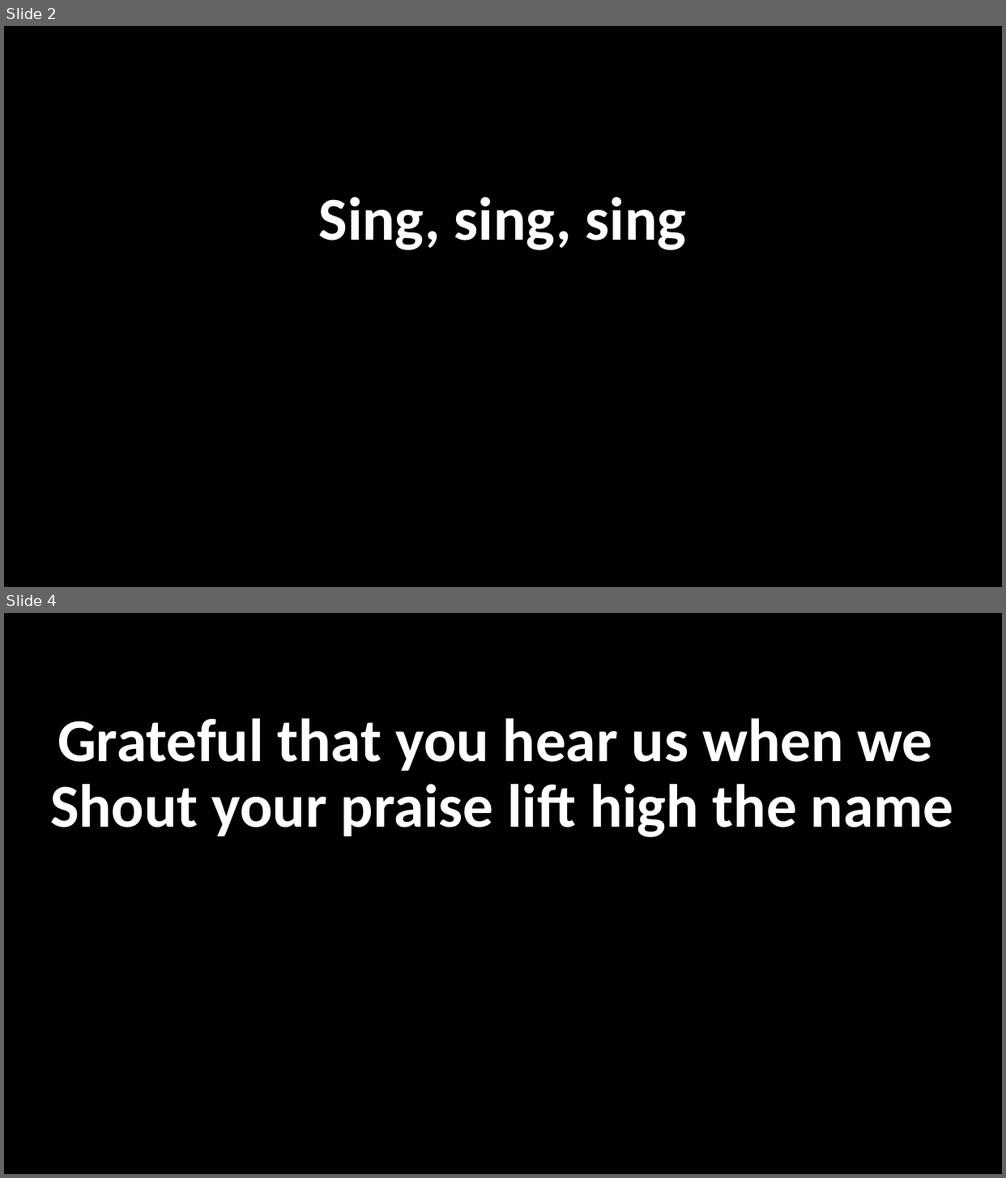
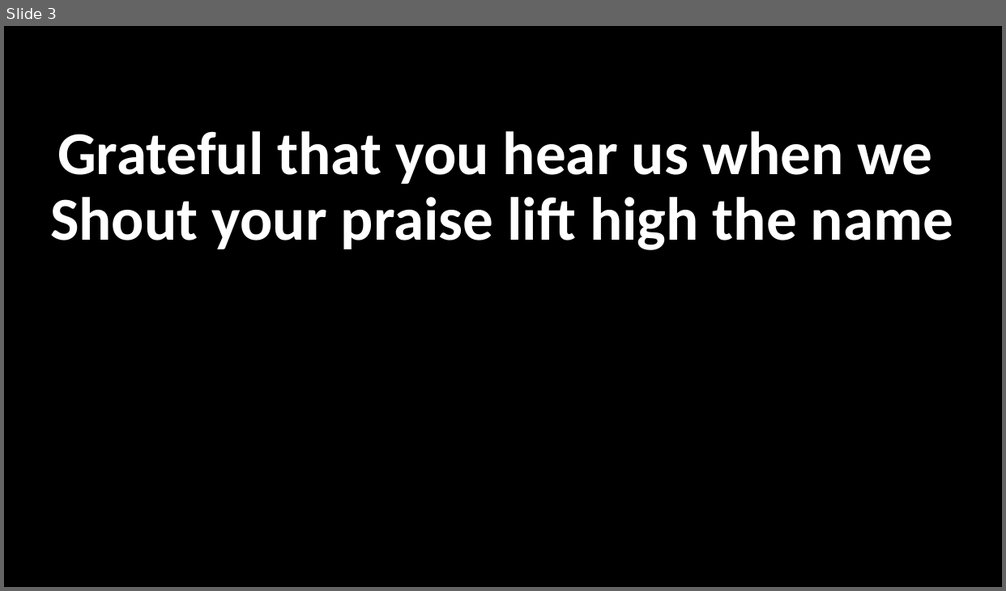
Before and after one commit to rwm6857/GraceChords, a slide deck: public/pptx/sing_sing_sing_intercpver.pptx. Shown one above the other, each under a label of ours: slides 2 and 4 before the commit, slide 3 after it; the slides between them are not shown. The pictures are 1006x1178 and 1006x591 pixels, drawn with LibreOffice and Linux fonts; fonts in the diff are those of the drawing. Boxes give left, top, right and bottom in pixels: in the first picture for what was removed or moved away, otherwise in the second. Text is boxed around its words. In the diff, an @@ line names an element or a change of style, - is before the commit and + after.

Commit message:
added some PPT files

```diff
--- a/public/pptx/sing_sing_sing_intercpver.pptx
+++ b/public/pptx/sing_sing_sing_intercpver.pptx
@@ slide 2 removed at (4,26,1002,587), background #000000 @@
@@ text removed at (319,197,686,250) @@
-Sing, sing, sing
@@ what was slide 4 is now slide 3 @@
```
Also in this commit, not shown: 1 slide changed, 1 other slide removed, 11 other files.
